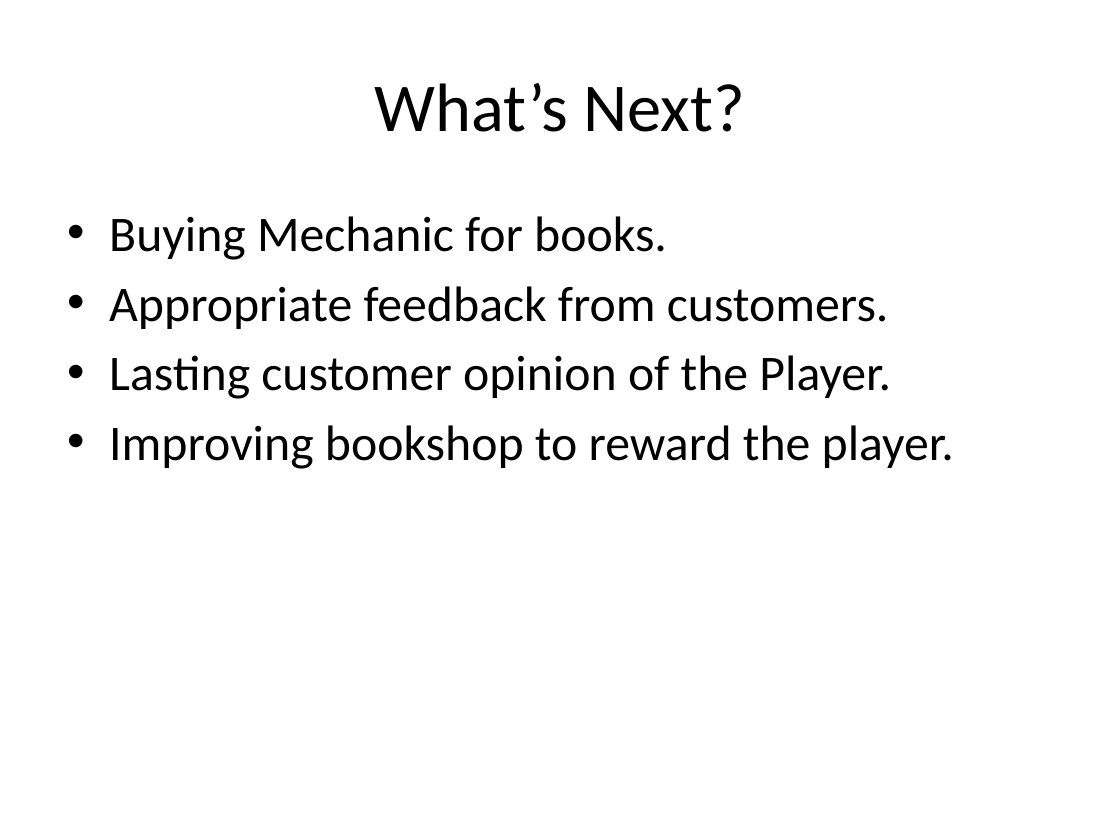
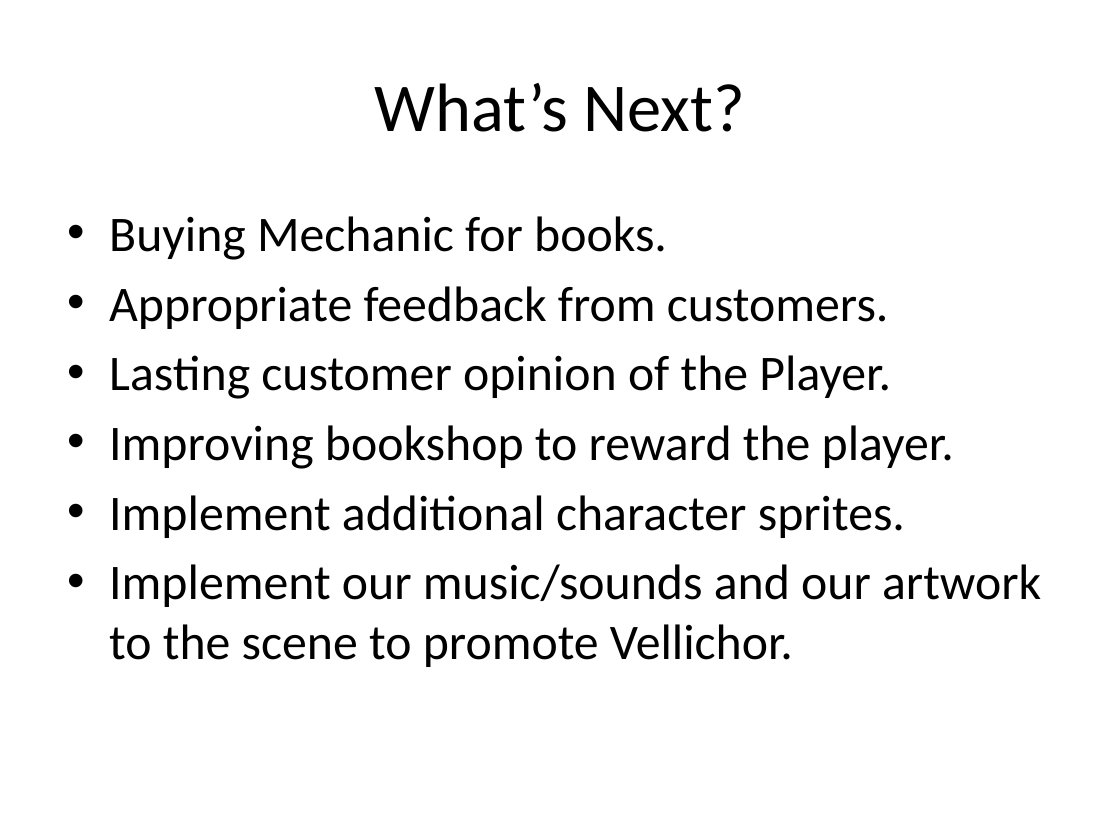
Before and after one commit to UoSGamesGroups/first-semester-lvl4-5-group-7, a slide deck: slide 4 of Management/Presentations/Presentation-02.pptx. Drawn at 1120x840 pixels with LibreOffice and Linux fonts; fonts in the diff are those of the drawing. Boxes give left, top, right and bottom in pixels: in the first picture for what was removed or moved away, otherwise in the second. Text is boxed around its words. In the diff, an @@ line names an element or a change of style, - is before the commit and + after.

```diff
--- a/Management/Presentations/Presentation-02.pptx
+++ b/Management/Presentations/Presentation-02.pptx
@@ text at [109, 495, 1041, 667]: paragraphs added @@
+• Implement additional character sprites.
+• Implement our music/sounds and our artwork to the scene to promote Vellichor.
```
Also in this commit, not shown: 3 other slides changed.
